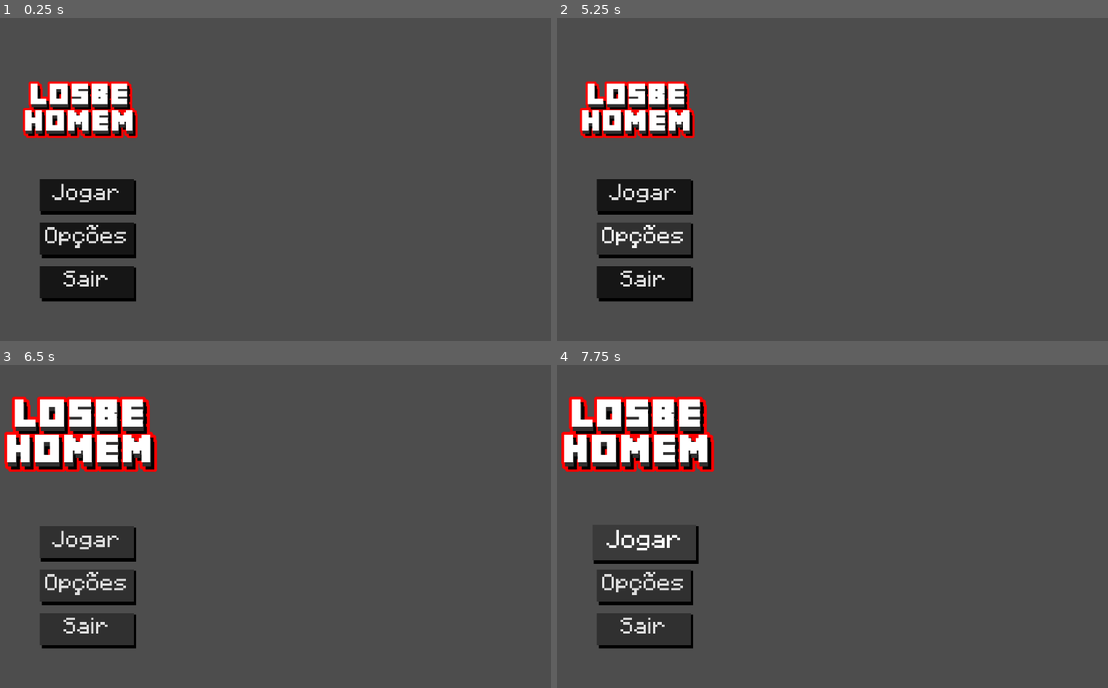
Above: before the commit, frames 1-4 (two rows, left to right).
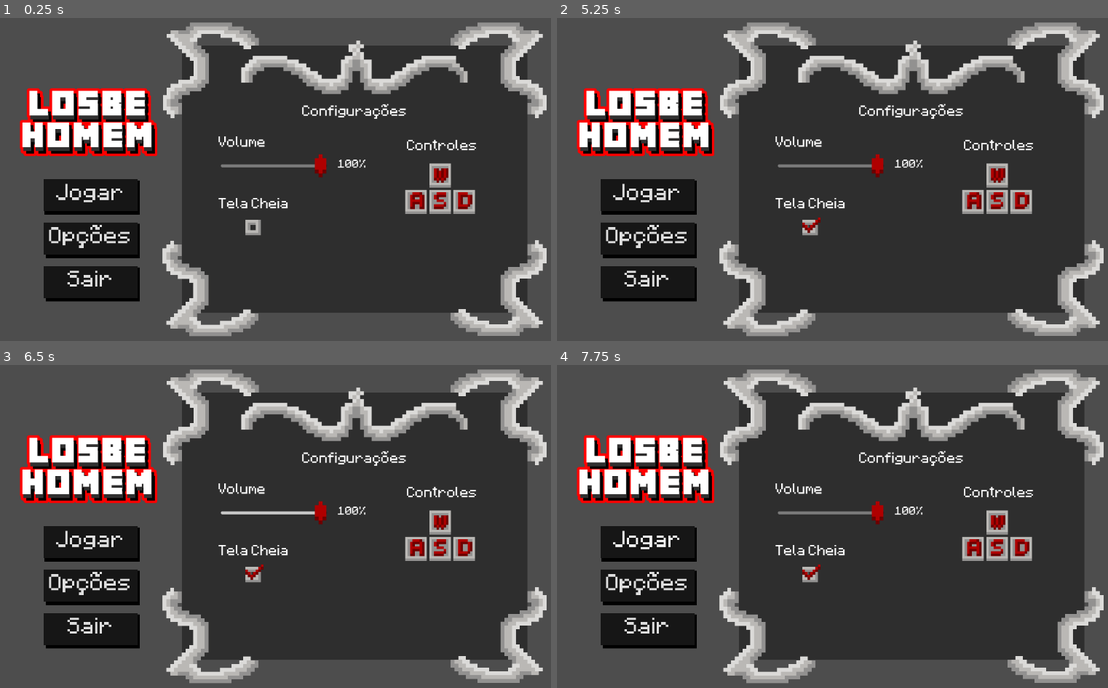
Above: after the commit, the same moments.

Repository: TheBadGuy616/Gamejam-Plus
Game: Godot game, scene res://Interfaces/menuOpcoes.tscn
Two runs of this game, one before a commit and one after it. Both use one fixed random seed, a clock stepped at 60 frames per second and the inputs below. The project has no main scene, so this scene is started directly.
Inputs (mouse positions are in pixels of both pictures, inside the frame that each line leads up to):
- Up to frame 1 (0.25 s): no input
- Up to frame 2 (5.25 s): click "Opções" at 0.5 s; click "Opções" at 1.25 s; click (810, 227) at 2.02 s; click "Jogar" at 2.75 s; click "Jogar" at 3.5 s; tap Enter at 4.25 s; move the mouse to (953, 163) at 4.27 s; hold Right (ui_right) 4.28-5.03 s; tap Space at 5 s; move the mouse to (711, 195) at 5.02 s; hold Down (ui_down) from 5.03 s (still down)
- Up to frame 3 (6.5 s): tap Enter at 5.75 s; move the mouse to (330, 455) at 5.77 s; release Down (ui_down) at 5.78 s; hold Right (ui_right) from 5.78 s (still down)
- Up to frame 4 (7.75 s): release Right (ui_right) at 6.5 s; click "Jogar" at 6.5 s; click "Jogar" at 7.25 s

The runs differ from the first frame. In frame 1, 61% of the frame differs, in the area x 3-100%, y 1-99%; in frame 2, 62%; in frame 3, 68%; in frame 4, 68%, in the area x 0-100%, y 1-99%.

Commit message:
um pouco mais de coisa

Diff:
--- /dev/null
+++ b/losbehomemauuooooouuuu/Interfaces/h_slider.gd
@@ -0,0 +1,27 @@
+extends HSlider
+
+@export var percentage_label: Label
+
+var master_bus_index = AudioServer.get_bus_index("Master")
+
+func _ready():
+	var current_db = AudioServer.get_bus_volume_db(master_bus_index)
+	var current_linear = db_to_linear(current_db)
+
+	_update_percentage_label(current_linear)
+
+
+
+func _on_volume_slider_value_changed(value: float):
+	var db
+	if value == 0.0:
+		db = -80.0
+	else:
+		db = linear_to_db(value)
+
+	AudioServer.set_bus_volume_db(master_bus_index, db)
+	_update_percentage_label(value)
+
+
+func _update_percentage_label(value: float):
+	percentage_label.text = "%d%%" % (value * 100)
--- a/losbehomemauuooooouuuu/Interfaces/menuIniciar.tscn
+++ b/losbehomemauuooooouuuu/Interfaces/menuIniciar.tscn
@@ -1,6 +1,6 @@
 [gd_scene load_steps=9 format=3 uid="uid://c72n7km8qre1u"]
 
-[ext_resource type="Texture2D" uid="uid://c1r0kqc3otrf4" path="res://Assets/placeHolders/WhatsApp Image 2025-10-18 at 07.52.49.jpeg" id="1_ri0ax"]
+[ext_resource type="Texture2D" uid="uid://c1r0kqc3otrf4" path="res://Sprites/placeHolders/WhatsApp Image 2025-10-18 at 07.52.49.jpeg" id="1_ri0ax"]
 [ext_resource type="Script" uid="uid://ci2tgi1yo7lld" path="res://Interfaces/menu_iniciar.gd" id="1_x65mq"]
 [ext_resource type="Texture2D" uid="uid://d4jct0nfnqhug" path="res://Sprites/placeHolders/LosbeHomem - Logo.png" id="2_fpcjo"]
 [ext_resource type="FontFile" uid="uid://dfp886wjxurnh" path="res://Assets/Minecraftia-Regular.ttf" id="3_x65mq"]
@@ -30,7 +30,6 @@
 grow_horizontal = 2
 grow_vertical = 2
 script = ExtResource("1_x65mq")
-opcoes = null
 
 [node name="TextureRect" type="TextureRect" parent="."]
 visible = false
@@ -46,9 +45,9 @@
 
 [node name="Logo" type="TextureRect" parent="."]
 layout_mode = 0
-offset_left = 45.0
-offset_top = 60.0
-offset_right = 1965.0
+offset_left = 70.0
+offset_top = 60.000004
+offset_right = 1990.0
 offset_bottom = 1142.0
 scale = Vector2(0.2, 0.2)
 texture = ExtResource("2_fpcjo")
--- a/losbehomemauuooooouuuu/Interfaces/menuOpcoes.tscn
+++ b/losbehomemauuooooouuuu/Interfaces/menuOpcoes.tscn
@@ -1,10 +1,15 @@
-[gd_scene load_steps=9 format=3 uid="uid://di07spt8ge1rn"]
-
-[ext_resource type="Texture2D" uid="uid://c1r0kqc3otrf4" path="res://Assets/placeHolders/WhatsApp Image 2025-10-18 at 07.52.49.jpeg" id="1_6nybr"]
+[gd_scene load_steps=25 format=3 uid="uid://di07spt8ge1rn"]
+
+[ext_resource type="Texture2D" uid="uid://c1r0kqc3otrf4" path="res://Sprites/placeHolders/WhatsApp Image 2025-10-18 at 07.52.49.jpeg" id="1_6nybr"]
 [ext_resource type="Script" uid="uid://cr3lnmw0r2ufe" path="res://Interfaces/menu_opcoes.gd" id="1_lxduh"]
-[ext_resource type="PackedScene" uid="uid://c72n7km8qre1u" path="res://Interfaces/menuIniciar.tscn" id="2_i8670"]
 [ext_resource type="Texture2D" uid="uid://d4jct0nfnqhug" path="res://Sprites/placeHolders/LosbeHomem - Logo.png" id="2_lxduh"]
 [ext_resource type="FontFile" uid="uid://dfp886wjxurnh" path="res://Assets/Minecraftia-Regular.ttf" id="3_i8670"]
+[ext_resource type="Texture2D" uid="uid://53xikivf5fdd" path="res://Assets/ahahahhaha.png" id="5_dthnw"]
+[ext_resource type="Texture2D" uid="uid://mnfr0qd30b5x" path="res://Assets/abubeble.png" id="5_fgnm1"]
+[ext_resource type="Texture2D" uid="uid://sowq2ul5rt72" path="res://Assets/wasd.png" id="5_n0vik"]
+[ext_resource type="Texture2D" uid="uid://4nvasa31x7ar" path="res://Assets/CANTOUPDATE.png" id="6_dthnw"]
+[ext_resource type="Texture2D" uid="uid://bf12030buv6gm" path="res://Assets/check.png" id="6_fgnm1"]
+[ext_resource type="Texture2D" uid="uid://b7btj3ubkjq6a" path="res://Assets/detalhe.png" id="7_fgnm1"]
 
 [sub_resource type="StyleBoxFlat" id="StyleBoxFlat_6nybr"]
 bg_color = Color(0.0885599, 0.08855992, 0.08855987, 1)
@@ -22,15 +27,40 @@
 script/source = "extends \"res://scritps/botaoMenu.gd\"
 "
 
-[node name="Opcoes" type="Control"]
+[sub_resource type="StyleBoxEmpty" id="StyleBoxEmpty_fgnm1"]
+
+[sub_resource type="StyleBoxEmpty" id="StyleBoxEmpty_n0vik"]
+
+[sub_resource type="StyleBoxEmpty" id="StyleBoxEmpty_pv3bh"]
+
+[sub_resource type="StyleBoxEmpty" id="StyleBoxEmpty_2vuly"]
+
+[sub_resource type="StyleBoxEmpty" id="StyleBoxEmpty_orlsf"]
+
+[sub_resource type="StyleBoxEmpty" id="StyleBoxEmpty_j11m6"]
+
+[sub_resource type="StyleBoxEmpty" id="StyleBoxEmpty_68j2f"]
+
+[sub_resource type="StyleBoxEmpty" id="StyleBoxEmpty_udl72"]
+
+[sub_resource type="StyleBoxEmpty" id="StyleBoxEmpty_rfa3t"]
+
+[sub_resource type="StyleBoxEmpty" id="StyleBoxEmpty_78xwj"]
+
+[sub_resource type="StyleBoxEmpty" id="StyleBoxEmpty_mq5ak"]
+
+[node name="Opcoes" type="Control" node_paths=PackedStringArray("volume_slider", "percentage_label")]
 layout_mode = 3
 anchors_preset = 15
 anchor_right = 1.0
 anchor_bottom = 1.0
+offset_left = 9.0
+offset_right = 9.0
 grow_horizontal = 2
 grow_vertical = 2
 script = ExtResource("1_lxduh")
-iniciar = ExtResource("2_i8670")
+volume_slider = NodePath("Panel/HSlider")
+percentage_label = NodePath("Panel/porcentagem")
 
 [node name="TextureRect" type="TextureRect" parent="."]
 visible = false
@@ -46,11 +76,11 @@
 
 [node name="Logo" type="TextureRect" parent="."]
 layout_mode = 0
-offset_left = 92.0
-offset_top = 140.0
-offset_right = 2012.0
-offset_bottom = 1222.0
-scale = Vector2(0.15, 0.15)
+offset_left = 73.999985
+offset_top = 153.0
+offset_right = 1994.0
+offset_bottom = 1235.0
+scale = Vector2(0.18, 0.18)
 texture = ExtResource("2_lxduh")
 
 [node name="Menus" type="BoxContainer" parent="."]
@@ -150,4 +180,182 @@
 mouse_filter = 2
 color = Color(0, 0, 0, 1)
 
+[node name="Panel" type="Panel" parent="."]
+layout_mode = 1
+anchors_preset = 6
+anchor_left = 1.0
+anchor_top = 0.5
+anchor_right = 1.0
+anchor_bottom = 0.5
+offset_left = -900.0
+offset_top = -314.0
+offset_bottom = 386.0
+grow_horizontal = 0
+grow_vertical = 2
+scale = Vector2(0.9, 0.9)
+
+[node name="Wasd" type="Sprite2D" parent="Panel"]
+position = Vector2(675.55554, 365.55557)
+scale = Vector2(0.626, 0.628)
+texture = ExtResource("5_n0vik")
+
+[node name="Controles" type="Label" parent="Panel"]
+layout_mode = 0
+offset_left = 585.55554
+offset_top = 239.99998
+offset_right = 771.11115
+offset_bottom = 293.0
+theme_override_fonts/font = ExtResource("3_i8670")
+theme_override_font_sizes/font_size = 30
+text = "Controles"
+
+[node name="Tela Cheia" type="Label" parent="Panel"]
+layout_mode = 0
+offset_left = 95.0
+offset_top = 392.222
+offset_right = 280.5556
+offset_bottom = 445.222
+theme_override_fonts/font = ExtResource("3_i8670")
+theme_override_font_sizes/font_size = 30
+text = "Tela Cheia"
+
+[node name="TextureRect6" type="TextureRect" parent="Panel"]
+layout_mode = 0
+offset_left = 76.66664
+offset_top = 368.88895
+offset_right = 396.66663
+offset_bottom = 688.8889
+scale = Vector2(0.675, 0.675)
+mouse_filter = 2
+texture = ExtResource("5_fgnm1")
+
+[node name="Button" type="CheckBox" parent="Panel"]
+show_behind_parent = true
+layout_mode = 0
+offset_left = 165.55556
+offset_top = 456.66666
+offset_right = 204.44441
+offset_bottom = 495.55557
+theme_override_styles/normal = SubResource("StyleBoxEmpty_fgnm1")
+theme_override_styles/normal_mirrored = SubResource("StyleBoxEmpty_n0vik")
+theme_override_styles/pressed = SubResource("StyleBoxEmpty_pv3bh")
+theme_override_styles/pressed_mirrored = SubResource("StyleBoxEmpty_2vuly")
+theme_override_styles/hover = SubResource("StyleBoxEmpty_orlsf")
+theme_override_styles/hover_mirrored = SubResource("StyleBoxEmpty_j11m6")
+theme_override_styles/hover_pressed = SubResource("StyleBoxEmpty_68j2f")
+theme_override_styles/hover_pressed_mirrored = SubResource("StyleBoxEmpty_udl72")
+theme_override_styles/disabled = SubResource("StyleBoxEmpty_rfa3t")
+theme_override_styles/disabled_mirrored = SubResource("StyleBoxEmpty_78xwj")
+theme_override_styles/focus = SubResource("StyleBoxEmpty_mq5ak")
+
+[node name="TextureRect7" type="TextureRect" parent="Panel"]
+visible = false
+layout_mode = 0
+offset_left = 76.66664
+offset_top = 368.88895
+offset_right = 396.66663
+offset_bottom = 688.8889
+scale = Vector2(0.675, 0.675)
+mouse_filter = 2
+texture = ExtResource("6_fgnm1")
+
+[node name="HSlider" type="HSlider" parent="Panel"]
+layout_mode = 0
+offset_left = 101.111115
+offset_top = 284.44446
+offset_right = 378.8889
+offset_bottom = 346.44446
+theme_override_icons/grabber = ExtResource("5_dthnw")
+theme_override_icons/grabber_highlight = ExtResource("5_dthnw")
+theme_override_icons/grabber_disabled = ExtResource("5_dthnw")
+
+[node name="porcentagem" type="Label" parent="Panel"]
+layout_mode = 0
+offset_left = 405.55557
+offset_top = 292.22226
+offset_right = 406.55557
+offset_bottom = 327.22226
+size_flags_horizontal = 8
+size_flags_vertical = 8
+theme_override_fonts/font = ExtResource("3_i8670")
+theme_override_font_sizes/font_size = 25
+
+[node name="Volume" type="Label" parent="Panel"]
+layout_mode = 0
+offset_left = 95.0
+offset_top = 231.111
+offset_right = 405.0
+offset_bottom = 284.111
+theme_override_fonts/font = ExtResource("3_i8670")
+theme_override_font_sizes/font_size = 30
+text = "Volume"
+
+[node name="Configurações" type="Label" parent="Panel"]
+z_index = 1
+layout_mode = 1
+anchors_preset = 8
+anchor_left = 0.5
+anchor_top = 0.5
+anchor_right = 0.5
+anchor_bottom = 0.5
+offset_left = -137.0
+offset_top = -200.0
+offset_right = 137.0
+offset_bottom = -147.0
+grow_horizontal = 2
+grow_vertical = 2
+theme_override_colors/font_color = Color(1, 1, 1, 1)
+theme_override_fonts/font = ExtResource("3_i8670")
+theme_override_font_sizes/font_size = 30
+text = "Configurações"
+horizontal_alignment = 1
+
+[node name="TextureRect" type="TextureRect" parent="Panel"]
+layout_mode = 0
+offset_left = -111.11113
+offset_top = 471.11115
+offset_right = 208.88887
+offset_bottom = 791.11115
+mouse_filter = 2
+texture = ExtResource("6_dthnw")
+metadata/_edit_lock_ = true
+
+[node name="TextureRect2" type="TextureRect" parent="Panel"]
+layout_mode = 0
+offset_left = 689.99963
+offset_top = 470.00012
+offset_right = 1009.99963
+offset_bottom = 790.0001
+texture = ExtResource("6_dthnw")
+flip_h = true
+
+[node name="TextureRect3" type="TextureRect" parent="Panel"]
+layout_mode = 0
+offset_left = 690.0001
+offset_top = -90.0
+offset_right = 1010.0001
+offset_bottom = 230.0
+texture = ExtResource("6_dthnw")
+flip_h = true
+flip_v = true
+
+[node name="TextureRect4" type="TextureRect" parent="Panel"]
+layout_mode = 0
+offset_left = -110.000046
+offset_top = -90.0
+offset_right = 209.99995
+offset_bottom = 230.0
+texture = ExtResource("6_dthnw")
+flip_v = true
+
+[node name="TextureRect5" type="TextureRect" parent="Panel"]
+layout_mode = 0
+offset_left = 144.4444
+offset_top = -83.33335
+offset_right = 784.4444
+offset_bottom = 236.66666
+texture = ExtResource("7_fgnm1")
+
+[connection signal="focus_entered" from="." to="." method="_on_focus_entered"]
 [connection signal="pressed" from="Menus/VBoxContainer/Opções" to="." method="_on_opções_pressed"]
+[connection signal="toggled" from="Panel/Button" to="." method="_on_button_toggled"]
--- a/losbehomemauuooooouuuu/Interfaces/menu_iniciar.gd
+++ b/losbehomemauuooooouuuu/Interfaces/menu_iniciar.gd
@@ -1,9 +1,7 @@
 extends Control
 
-@export var opcoes: PackedScene
-
 func _on_jogar_pressed() -> void:
-	pass # Replace with function body.
+	get_tree().change_scene_to_file("res://Personagens/cena_teste.tscn")
 
 func _on_opções_pressed() -> void:
 	get_tree().change_scene_to_file("res://Interfaces/menuOpcoes.tscn")
--- a/losbehomemauuooooouuuu/Interfaces/menu_opcoes.gd
+++ b/losbehomemauuooooouuuu/Interfaces/menu_opcoes.gd
@@ -1,6 +1,51 @@
 extends Control
-
-@export var iniciar: PackedScene
 
 func _on_opções_pressed() -> void:
 	get_tree().change_scene_to_file("res://Interfaces/menuIniciar.tscn")
+
+@export var volume_slider: HSlider
+@export var percentage_label: Label
+
+var master_bus_index = AudioServer.get_bus_index("Master")
+
+
+func _ready():
+	volume_slider.min_value = 0.0
+	volume_slider.max_value = 100.0
+	volume_slider.step = 1.0
+
+	var current_db = AudioServer.get_bus_volume_db(master_bus_index)
+	var current_linear = db_to_linear(current_db)
+
+	volume_slider.value = current_linear * 100.0
+
+	volume_slider.value_changed.connect(_on_volume_slider_value_changed)
+
+	_update_percentage_label(volume_slider.value)
+
+
+func _on_volume_slider_value_changed(slider_value: float):
+	var linear_value = slider_value / 100.0
+
+	var db
+	if linear_value == 0.0:
+		db = -80.0
+	else:
+		db = linear_to_db(linear_value)
+
+	AudioServer.set_bus_volume_db(master_bus_index, db)
+
+	_update_percentage_label(slider_value)
+
+
+func _update_percentage_label(value: float):
+	percentage_label.text = "%d%%" % round(value)
+
+
+func _on_button_toggled(toggled_on: bool) -> void:
+	if toggled_on:
+		DisplayServer.window_set_mode(DisplayServer.WINDOW_MODE_FULLSCREEN)
+		$Panel/TextureRect7.visible = true
+	else:
+		DisplayServer.window_set_mode(DisplayServer.WINDOW_MODE_WINDOWED)
+		$Panel/TextureRect7.visible = false
--- /dev/null
+++ b/losbehomemauuooooouuuu/Interfaces/volume.gd
@@ -0,0 +1,37 @@
+extends Control
+
+@export var volume_slider: HSlider
+@export var percentage_label: Label
+
+var master_bus_index = AudioServer.get_bus_index("Master")
+
+func _ready():
+	var current_db = AudioServer.get_bus_volume_db(master_bus_index)
+	var current_linear = db_to_linear(current_db)
+
+	# Conecta o sinal ANTES de definir o valor
+	volume_slider.value_changed.connect(_on_volume_slider_value_changed)
+
+	# Agora, ao definir o 'value', o sinal 'value_changed' será emitido
+	# e a função _on_volume_slider_value_changed fará todo o trabalho
+	# (atualizar o áudio e o label) automaticamente.
+	volume_slider.value = current_linear
+
+	# Se o valor já for 0, o sinal pode não disparar,
+	# então garantimos que o label esteja correto.
+	_update_percentage_label(current_linear)
+
+
+func _on_volume_slider_value_changed(value: float):
+	var db
+	if value == 0.0:
+		db = -80.0
+	else:
+		db = linear_to_db(value)
+
+	AudioServer.set_bus_volume_db(master_bus_index, db)
+	_update_percentage_label(value)
+
+
+func _update_percentage_label(value: float):
+	percentage_label.text = "%d%%" % (value * 100)
Binary file added: losbehomemauuooooouuuu/Assets/CANTOUPDATE.png
Not shown, added: losbehomemauuooooouuuu/Assets/CANTOUPDATE.png.import
Binary file added: losbehomemauuooooouuuu/Assets/abubeble.png
Not shown, added: losbehomemauuooooouuuu/Assets/abubeble.png.import
Binary file added: losbehomemauuooooouuuu/Assets/ahahahhaha.png
Not shown, added: losbehomemauuooooouuuu/Assets/ahahahhaha.png.import
Binary file added: losbehomemauuooooouuuu/Assets/check.png
Not shown, added: losbehomemauuooooouuuu/Assets/check.png.import
Binary file added: losbehomemauuooooouuuu/Assets/coroa.png
Not shown, added: losbehomemauuooooouuuu/Assets/coroa.png.import
Binary file added: losbehomemauuooooouuuu/Assets/detalhe.png
Not shown, added: losbehomemauuooooouuuu/Assets/detalhe.png.import
(and 10 more such lines)
